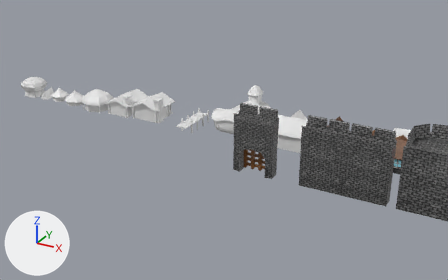
Renders of the Blender file Assets/Daniel World Assets/Med Barn.blend from each side of a commit.
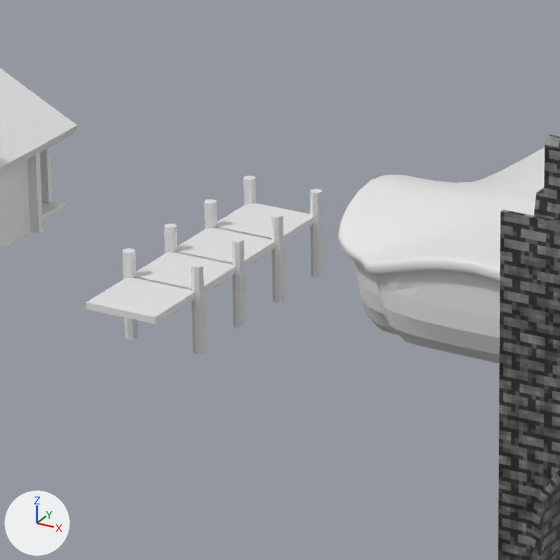
Each version is shown from a 50 mm lens placed at (14.0, -86.0, 42.1), pointed at (-36.2, 5.4, -3.6), then close up on the part from 37% to 54% of the width and 30% to 58% of the height. The lights are fixed; the arrows at lower left show +X, +Y and +Z.

Names of what the first close-up shows: 'Castle Wall Gate', 'Church', "Hunter's lodge", 'pier'.
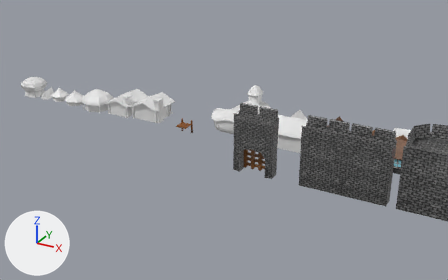
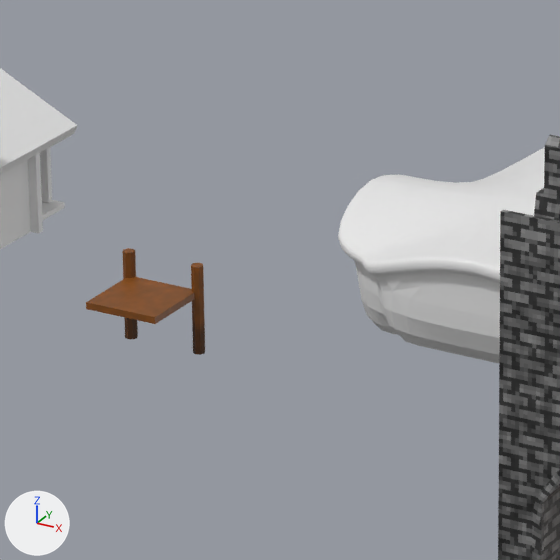
Diff of the bpy script that builds the scene:
```diff
--- a/Assets/Daniel World Assets/Med Barn.blend.py
+++ b/Assets/Daniel World Assets/Med Barn.blend.py
@@ img_pier_png @@
+img_pier_png = load_image('Pier.png', 'Pier/Pier.png', 64, 64, 'sRGB')
@@ mat_pier @@
+mat_pier = principled_material('Pier')
+mat_pier.texture = img_pier_png
@@ me_cube_010 @@
 # used by ob_pier; location = (-41.46, 0.18, 0.0)
-me_cube_010.from_pydata(...)  # 38 vertices, 29 faces; spans x -1.16..0.0, y -1.0..1.16, z -1.48..0.85
+me_cube_010.from_pydata(...)  # 72 vertices, 58 faces; spans x -1.16..1.16, y -1.0..1.16, z -1.48..0.85
+# me_cube_010 part 1
+# 26 vertices are added at x 0.83..1.16, y -1.0..1.11, z -1.48..0.85
+# 8 new vertices lie (0.11, 0.05, 0.0) away from vertices in x 0.88..1.0, y 0.83..1.11, z -1.48..0.85
+# 29 new faces join them
+# me_cube_010 part 2: 29 faces spanning x -1.16..0.0, y -1.0..1.16, z -1.48..0.85 switch from no material to mat_pier (picture img_pier_png)
@@ ob_pier @@
 ob_pier.location = (-41.46, 0.18, 0.0)
-_m = ob_pier.modifiers.new('Mirror', 'MIRROR')
-_m = ob_pier.modifiers.new('Array', 'ARRAY')
-_m.count = 4
-_m.relative_offset_displace = (0.0, 0.9, 0.0)
```

Changed parts and their boxes (x1, y1, x2, y2) in the close-ups (560 x 560 px):
'pier', reshaped, modifiers changed (50% narrower, 40% shorter): before (86, 176, 323, 355); after (86, 248, 205, 355)
part 1 of me_cube_010, added (brown): after (120, 263, 205, 355)
part 2 of me_cube_010, recoloured (white to brown): before (86, 176, 323, 355); after (86, 248, 163, 339)
